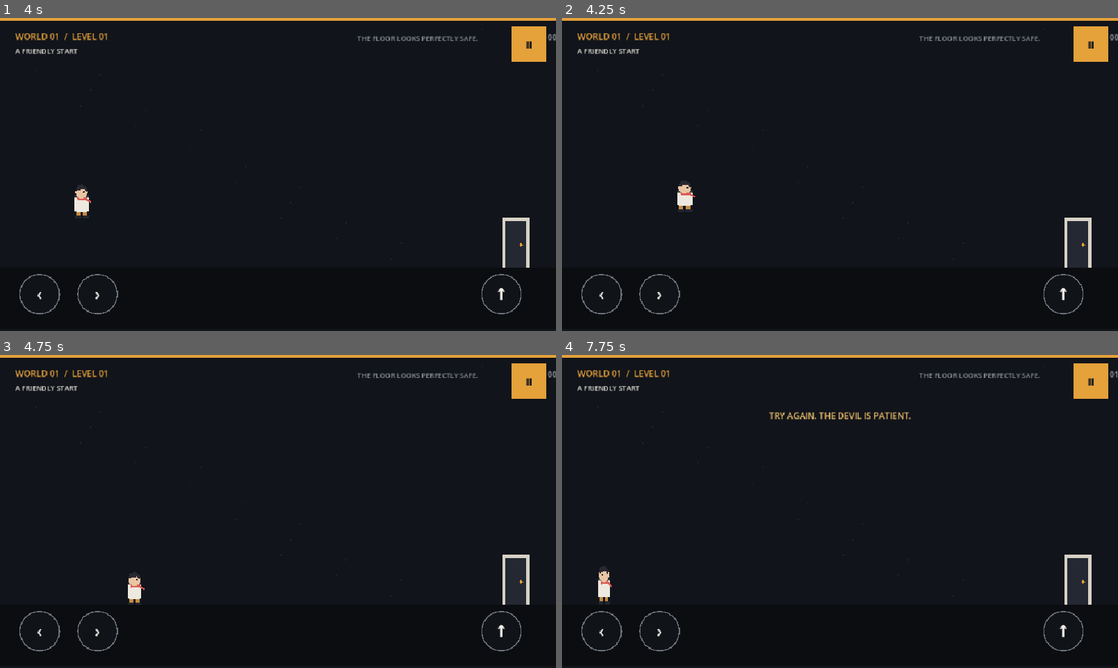
Above: before the commit, frames 1-4 (two rows, left to right).
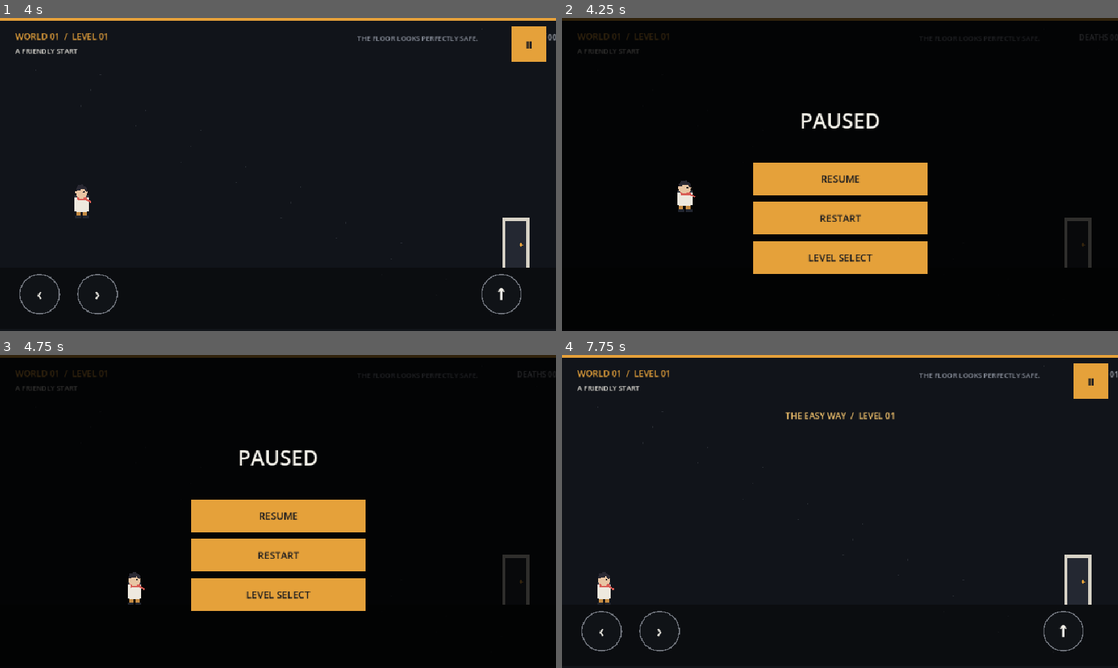
Above: after the commit, the same moments.

Repository: Nahiyan-WAE-Teams/level-devil
Game: Godot game, scene res://scenes/main.tscn
Same seed, same stepped clock (60 frames per second), same inputs: the game is played once before the commit and once after it.
Inputs (mouse positions are in pixels of both pictures, inside the frame that each line leads up to):
- Up to frame 1 (4 s): tap Enter at 0.5, 0.6, 2.1, 3.5, 3.6 s; move the mouse to (400, 158) at 0.52 s; hold D 0.53-1.25 s; click (400, 158) at 0.67 s; tap Space at 0.77, 2, 3.77 s; drag from (166, 190) to (328, 268) at 1.27 s; move the mouse to (333, 105) at 2.02 s; hold A 2.03-2.75 s; drag from (250, 237) to (111, 127) at 2.77 s; move the mouse to (444, 221) at 3.52 s; hold D from 3.53 s (still down)
- Up to frame 2 (4.25 s): keep holding D; tap Escape at 4.15 s
- Up to frame 3 (4.75 s): release D at 4.25 s; drag from (111, 464) to (194, 433) at 4.27 s
- Up to frame 4 (7.75 s): tap Space at 5, 6.77 s; move the mouse to (867, 511) at 5.02 s; hold D 5.03-5.75 s; tap Enter at 5.1, 6.5, 6.6 s; click (867, 511) at 5.17 s; drag from (756, 433) to (890, 605) at 5.77 s; move the mouse to (962, 495) at 6.52 s; hold A 6.53-7.25 s; drag from (728, 527) to (1079, 580) at 7.27 s

Frame 1 is identical in both runs. In frame 2, 14% of the frame differs, in the area x 0-100%, y 0-95%; in frame 3, 14%; in frame 4, 0.5%.

Commit message:
Add death effects, respawn reset and pause-state fixes

Diff:
--- a/scripts/game.gd
+++ b/scripts/game.gd
@@ -25,16 +25,31 @@
 var toast := ""
 var toast_time := 0.0
 var completion_text := ""
+var screen_time := 0.0
+var shake_time := 0.0
+var shake_strength := 0.0
+var particles: Array[Dictionary] = []
 
 func _ready() -> void:
 	_load_progress()
 	queue_redraw()
 
 func _process(delta: float) -> void:
+	screen_time += delta
 	if toast_time > 0.0:
 		toast_time -= delta
 		if toast_time <= 0.0:
 			toast = ""
+	if shake_time > 0.0:
+		shake_time = maxf(0.0, shake_time - delta)
+	for index in range(particles.size() - 1, -1, -1):
+		var particle: Dictionary = particles[index]
+		particle["position"] = particle["position"] + particle["velocity"] * delta
+		particle["velocity"] = particle["velocity"] + Vector2(0, 280) * delta
+		particle["life"] = float(particle["life"]) - delta
+		particles[index] = particle
+		if float(particle["life"]) <= 0.0:
+			particles.remove_at(index)
 	queue_redraw()
 
 func _physics_process(_delta: float) -> void:
@@ -55,9 +70,11 @@
 				_continue_after_level()
 		elif event.keycode == KEY_ESCAPE:
 			if screen == "playing":
-				paused = not paused
+				paused = true
+				screen = "paused"
 			elif screen == "paused":
 				paused = false
+				screen = "playing"
 		elif event.keycode == KEY_R and screen == "playing":
 			_restart_level()
 		queue_redraw()
@@ -334,25 +351,36 @@
 
 func _on_player_died() -> void:
 	deaths += 1
+	shake_time = 0.28
+	shake_strength = 8.0
+	_spawn_burst(player.global_position, Color("#e65b52"), 18)
 	toast = "TRY AGAIN. THE DEVIL IS PATIENT."
 	toast_time = 1.0
 	_respawn()
 
 func _respawn() -> void:
 	await get_tree().create_timer(0.48).timeout
-	if screen != "playing" or player == null or not is_instance_valid(player):
-		return
-	player.revive(Vector2(72, 430))
-	for trap in traps:
-		if is_instance_valid(trap):
-			trap.armed = true
-			trap.monitoring = true
-	queue_redraw()
+	if screen != "playing":
+		return
+	var discovered_spikes := revealed_spikes.duplicate()
+	_build_level()
+	revealed_spikes = discovered_spikes
+	if is_instance_valid(exit_area):
+		exit_area.monitoring = true
+	fake_door_visible = true
+	queue_redraw()
+
+func _spawn_burst(at: Vector2, tint: Color, amount: int = 14) -> void:
+	for index in range(amount):
+		var angle := TAU * float(index) / float(amount) + randf_range(-0.2, 0.2)
+		var speed := randf_range(55.0, 210.0)
+		particles.append({"position": at, "velocity": Vector2(cos(angle), sin(angle)) * speed, "life": randf_range(0.28, 0.68), "max_life": 0.68, "size": randf_range(2.0, 5.0), "color": tint})
 
 func _on_exit_entered(body: Node2D) -> void:
 	if body != player or door_open or screen != "playing":
 		return
 	door_open = true
+	_spawn_burst(Vector2(890, 390), Color("#e5a13a"), 28)
 	var global_index := CATALOG.global_level_index(selected_world, selected_level)
 	highest_completed = maxi(highest_completed, global_index)
 	_save_progress()
